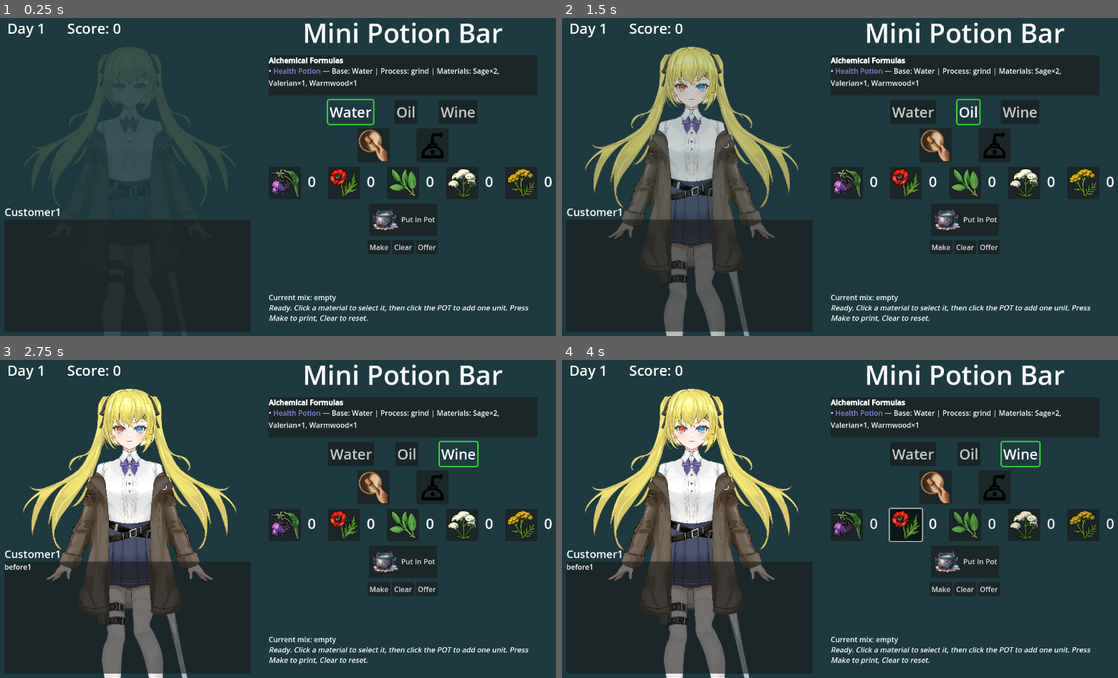
Above: before the commit, frames 1-4 (two rows, left to right).
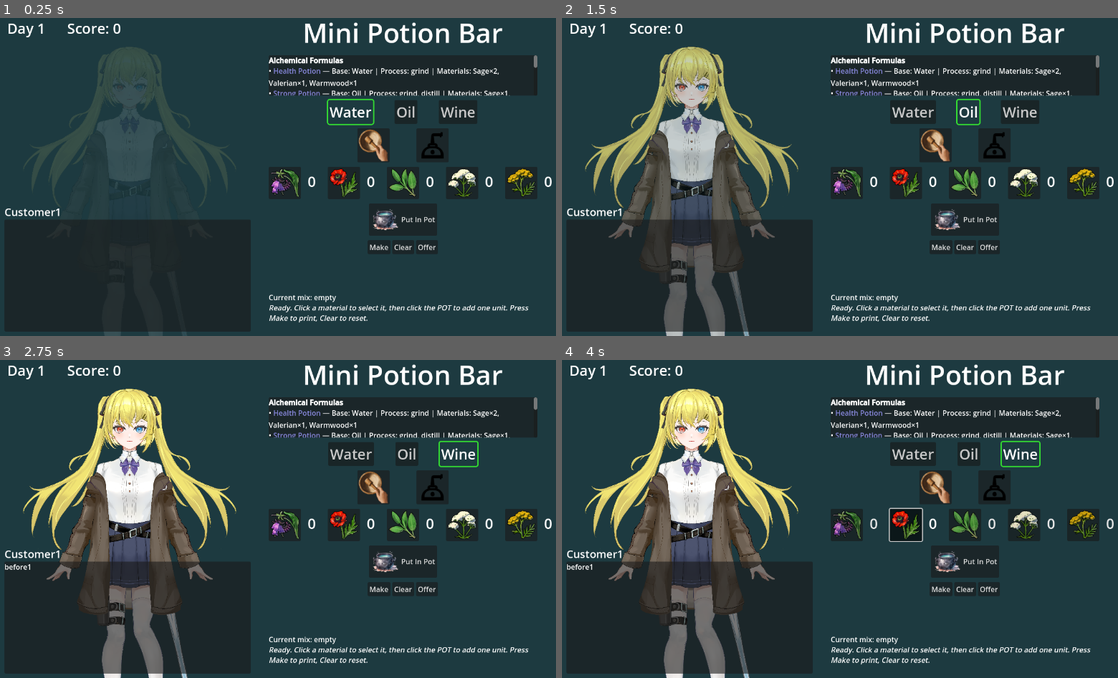
Above: after the commit, the same moments.

Repository: Airon-Tree/PotionBar
Game: Godot game, scene res://Object/main.tscn
Same seed, same stepped clock (60 frames per second), same inputs: the game is played once before the commit and once after it.
Inputs:
- Up to frame 1 (0.25 s): no input
- Up to frame 2 (1.5 s): click "Water" at 0.5 s; click "Oil" at 1.25 s
- Up to frame 3 (2.75 s): click "Wine" at 2 s
- Up to frame 4 (4 s): click "0" at 2.75 s; click "0" at 3.5 s

The runs differ from the first frame. In frame 1, 0.4% of the frame differs, in the area x 48-97%, y 11-25%; in frame 2, 0.4%; in frame 3, 0.4%; in frame 4, 0.4%.

Commit message:
Final Potion Bar and Potions

Diff:
--- a/Object/potion_bar.tscn
+++ b/Object/potion_bar.tscn
@@ -1,16 +1,22 @@
-[gd_scene load_steps=13 format=3 uid="uid://bbj6qmh87eu20"]
+[gd_scene load_steps=19 format=3 uid="uid://bbj6qmh87eu20"]
 
 [ext_resource type="Script" uid="uid://d0g6slp01wua7" path="res://Script/PotionBar.gd" id="1_4mpp1"]
 [ext_resource type="PackedScene" uid="uid://cyi4evvt8xr62" path="res://Object/material_button.tscn" id="2_e223l"]
 [ext_resource type="Texture2D" uid="uid://bt5xfu6yg1gey" path="res://Art/HealthPotion.png" id="2_kous2"]
+[ext_resource type="Texture2D" uid="uid://ckpwyv027kdr" path="res://Art/Energy_Potion.png" id="3_0efpo"]
 [ext_resource type="Texture2D" uid="uid://b6tcgjhqohtnn" path="res://Art/failedpotion.png" id="3_aq264"]
 [ext_resource type="Texture2D" uid="uid://b581d85dg45mv" path="res://Art/Grind.png" id="3_kous2"]
 [ext_resource type="Texture2D" uid="uid://c38lvshg8f1qj" path="res://Art/comfrey-alchemy-item-kcd2-wiki-guide.png" id="3_s6cs1"]
 [ext_resource type="Texture2D" uid="uid://dptrbe2a7qxmi" path="res://Art/poppy-alchemy-item-kcd2-wiki-guide.png" id="4_q54sr"]
+[ext_resource type="Texture2D" uid="uid://kyd6fcr14ha3" path="res://Art/Strong_Potion.png" id="4_tkowj"]
+[ext_resource type="Texture2D" uid="uid://bjey4gwhuqode" path="res://Art/Cure_Potion.png" id="5_7i453"]
 [ext_resource type="Texture2D" uid="uid://0ypk3svn4oth" path="res://Art/Distill.png" id="5_aq264"]
 [ext_resource type="Texture2D" uid="uid://bsh5lwkjntf8g" path="res://Art/sage-alchemy-item-kcd2-wiki-guide.png" id="5_gthn2"]
+[ext_resource type="Texture2D" uid="uid://c1lxxx7uwudfn" path="res://Art/Posion.png" id="6_4mn1y"]
 [ext_resource type="Texture2D" uid="uid://i1rp8ellm0x8" path="res://Art/valerian-alchemy-item-kcd2-wiki-guide.png" id="6_kous2"]
 [ext_resource type="Texture2D" uid="uid://buctoiqc4k2a" path="res://Art/wormwood-alchemy-item-kcd2-wiki-guide.png" id="7_aq264"]
+[ext_resource type="Texture2D" uid="uid://bi6n63wi7113h" path="res://Art/Flu_Potion.png" id="7_uo3af"]
+[ext_resource type="Texture2D" uid="uid://boh83x7n33pqf" path="res://Art/Refresh_Potion.png" id="8_sjd1r"]
 [ext_resource type="Texture2D" uid="uid://c4ljlvbh33hpk" path="res://Art/Pot.png" id="10_q54sr"]
 
 [node name="PotionBar" type="Control"]
@@ -18,6 +24,12 @@
 anchors_preset = 0
 script = ExtResource("1_4mpp1")
 tex_health_potion = ExtResource("2_kous2")
+tex_energy_potion = ExtResource("3_0efpo")
+tex_strong_potion = ExtResource("4_tkowj")
+tex_cure_potion = ExtResource("5_7i453")
+tex_posion = ExtResource("6_4mn1y")
+tex_flu_potion = ExtResource("7_uo3af")
+tex_refresh_potion = ExtResource("8_sjd1r")
 tex_failed_potion = ExtResource("3_aq264")
 
 [node name="MarginContainer" type="MarginContainer" parent="."]
@@ -116,7 +128,7 @@
 [node name="Comfrey" parent="MarginContainer/VBoxContainer/MaterialsBar" instance=ExtResource("2_e223l")]
 layout_mode = 2
 icon = ExtResource("3_s6cs1")
-material_name = "Confrey"
+material_name = "Comfrey"
 
 [node name="Poppy" parent="MarginContainer/VBoxContainer/MaterialsBar" instance=ExtResource("2_e223l")]
 layout_mode = 2
--- a/Script/PotionBar.gd
+++ b/Script/PotionBar.gd
@@ -27,6 +27,12 @@
 
 # Potion result
 @export var tex_health_potion: Texture2D
+@export var tex_energy_potion: Texture2D
+@export var tex_strong_potion: Texture2D
+@export var tex_cure_potion: Texture2D
+@export var tex_posion: Texture2D
+@export var tex_flu_potion: Texture2D
+@export var tex_refresh_potion: Texture2D
 @export var tex_failed_potion: Texture2D
 @onready var formula_list := $MarginContainer/VBoxContainer/FormulaPanel/ScrollContainer/FormulaList
 @onready var potions_shelf := $MarginContainer/VBoxContainer/PotionsShelf
@@ -41,6 +47,59 @@
 		"texture": null  # filled in _ready from tex_health_potion
 	},
 	# Add more recipes here later...
+	{
+		"name": "Strong Potion",
+		"base": "Oil",
+		"grind": true,
+		"distill": true,
+		"materials": { "Sage": 1, "Warmwood": 2 },
+		"texture": null
+	},
+
+	{
+		"name": "Energy Potion",
+		"base": "Wine",
+		"grind": true,
+		"distill": false,
+		"materials": { "Comfrey": 1, "Poppy": 1, "Warmwood": 2 },
+		"texture": null
+	},
+
+	{
+		"name": "Cure Potion",
+		"base": "Water",
+		"grind": false,
+		"distill": false,
+		"materials": { "Sage": 1, "Valerian": 1, "Warmwood": 1 },
+		"texture": null
+	},
+
+	{
+		"name": "Posion",
+		"base": "Wine",
+		"grind": true,
+		"distill": true,
+		"materials": { "Comfrey": 2, "Poppy": 2 },
+		"texture": null
+	},
+
+	{
+		"name": "Flu Potion",
+		"base": "Oil",
+		"grind": true,
+		"distill": false,
+		"materials": { "Comfrey": 1, "Poppy": 1, "Sage": 1, "Warmwood": 1 },
+		"texture": null
+	},
+
+	{
+		"name": "Refresh Potion",
+		"base": "Water",
+		"grind": true,
+		"distill": true,
+		"materials": { "Comfrey": 1, "Poppy": 1, "Sage": 1 },
+		"texture": null
+	},
 ]
 
 var base_selected: String = ""
@@ -85,6 +144,19 @@
 	for r in RECIPES:
 		if r["name"] == "Health Potion":
 			r["texture"] = tex_health_potion
+		if r["name"] == "Energy Potion":
+			r["texture"] = tex_energy_potion
+		if r["name"] == "Strong Potion":
+			r["texture"] = tex_strong_potion
+		if r["name"] == "Posion":
+			r["texture"] = tex_posion
+		if r["name"] == "Cure Potion":
+			r["texture"] = tex_cure_potion
+		if r["name"] == "Flu Potion":
+			r["texture"] = tex_flu_potion
+		if r["name"] == "Refresh Potion":
+			r["texture"] = tex_refresh_potion
+
 
 	_refresh_formula_list()
 	_refresh_highlight_from_state()
--- a/Script/customer.gd
+++ b/Script/customer.gd
@@ -13,7 +13,7 @@
 # Customer info (make sure the image paths exist)
 const CUSTOMER_INFOS = [
 	{"name": "Customer1", "tex": preload("res://Art/customer1.png")},
-	{"name": "Customer2", "tex": preload("res://Art/customer2.png")},
+	{"name": "Customer2", "tex": preload("res://Art/Custumer2-resize.png")},
 	{"name": "Customer3", "tex": preload("res://Art/customer3.png")},
 ]
 
@@ -28,10 +28,10 @@
 			}
 		},
 		1: {
-			"before": ["before1", "before2", "before3"],
-			"after": {
-				"after1": ["after1-1", "after1-2", "after1-3"],
-				"after2": ["after2-1", "after2-2", "after2-3"]
+			"before": ["Talking1-1", "Talking2-1", "Request-1"],
+			"after": {
+				"after1": ["?", "after1-2", "after1-3"],
+				"after2": ["Good Health Potion", "Thank you", "after2-3"]
 			}
 		},
 		2: {
@@ -44,14 +44,14 @@
 	},
 	2: {
 		0: {
-			"before": ["before1", "before2", "before3"],
+			"before": ["Talking1", "Talking2", "Request"],
 			"after": {
 				"after1": ["after1-1", "after1-2", "after1-3"],
 				"after2": ["after2-1", "after2-2", "after2-3"]
 			}
 		},
 		1: {
-			"before": ["before1", "before2", "before3"],
+			"before": ["Talking1-1", "Talking2-1", "Request-1"],
 			"after": {
 				"after1": ["after1-1", "after1-2", "after1-3"],
 				"after2": ["after2-1", "after2-2", "after2-3"]
Binary file added: Art/Cure_Potion.png
Not shown, added: Art/Cure_Potion.png.import
Binary file added: Art/Custumer2-resize.png
Not shown, added: Art/Custumer2-resize.png.import
Binary file added: Art/Custumer2.png
Not shown, added: Art/Custumer2.png.import
Binary file added: Art/Energy_Potion.png
Not shown, added: Art/Energy_Potion.png.import
Binary file added: Art/Flu_Potion.png
Not shown, added: Art/Flu_Potion.png.import
Binary file added: Art/Old_Lady.png
Not shown, added: Art/Old_Lady.png.import
(and 6 more such lines)
